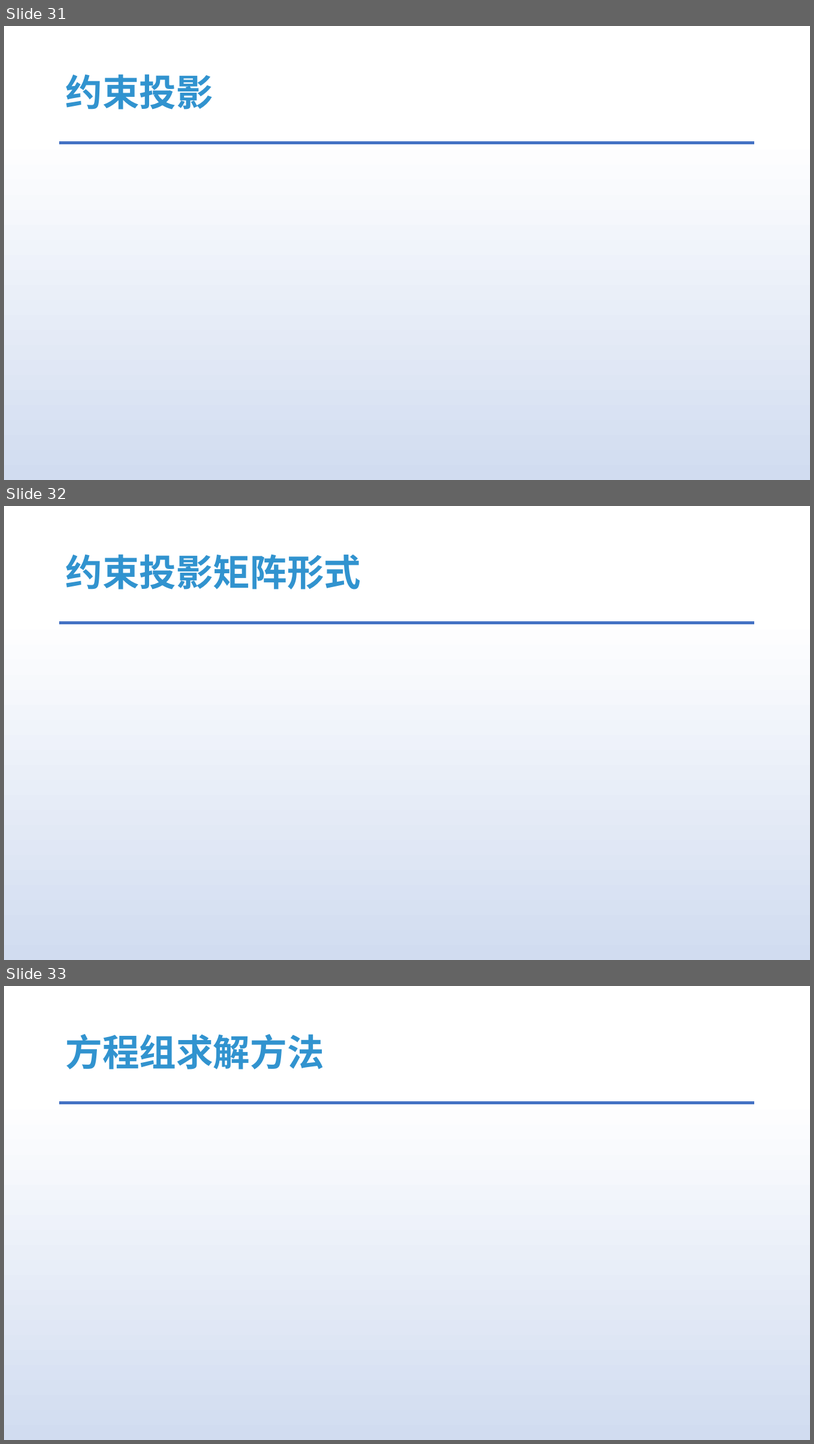
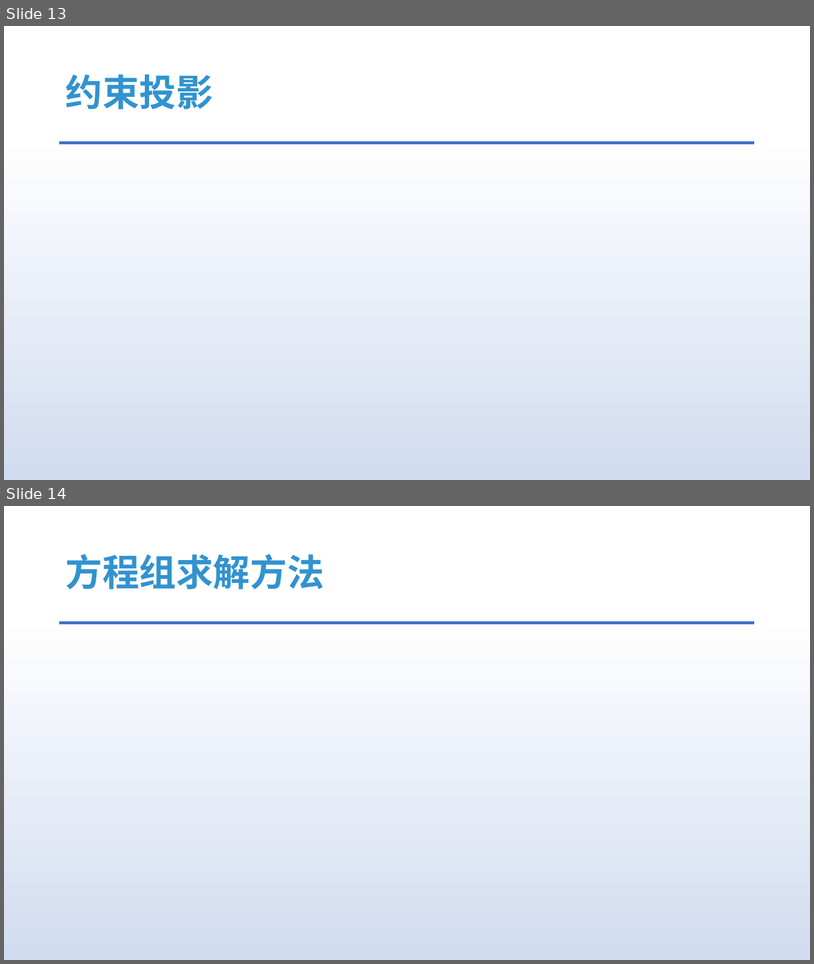
Before and after one commit to answerear/UnityFluid, a slide deck: doc/流体模拟入门分享-Part II.pptx. Shown one above the other, each under a label of ours: slides 31, 32 and 33 before the commit, slides 13 and 14 after it. The pictures are 814x1444 and 814x964 pixels, drawn with LibreOffice and Linux fonts; fonts in the diff are those of the drawing; grey boxes stand for pictures. Boxes give left, top, right and bottom in pixels: in the first picture for what was removed or moved away, otherwise in the second. Text is boxed around its words. In the diff, an @@ line names an element or a change of style, - is before the commit and + after.

```diff
--- a/doc/流体模拟入门分享-Part II.pptx
+++ b/doc/流体模拟入门分享-Part II.pptx
@@ slide 32 removed at (x1=4, y1=506, x2=810, y2=960), background gradient #FFFFFF to #D1DCF0 to #DAE3F3 to #ABC0E4 to #BECEEA to #C7D5ED; not listed: 1 template element that a slide beside it also shows @@
@@ title removed at (x1=65, y1=554, x2=361, y2=589) @@
-约束投影矩阵形式
@@ what was slide 31 is now slide 13 @@
@@ what was slide 33 is now slide 14 @@
```
Also in this commit, not shown: 7 slides changed, 5 slides added, 23 other slides removed, 1 other file.
